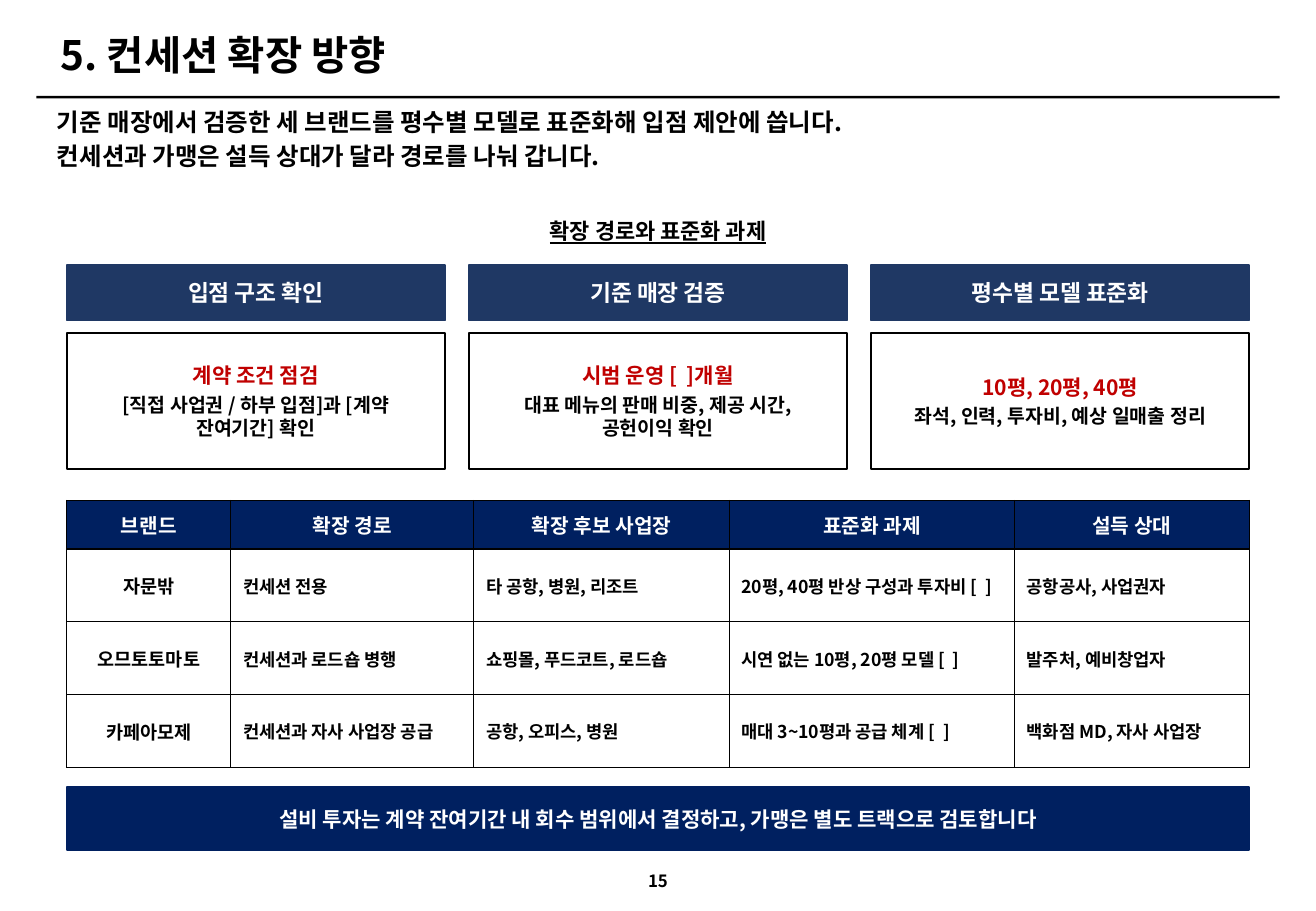
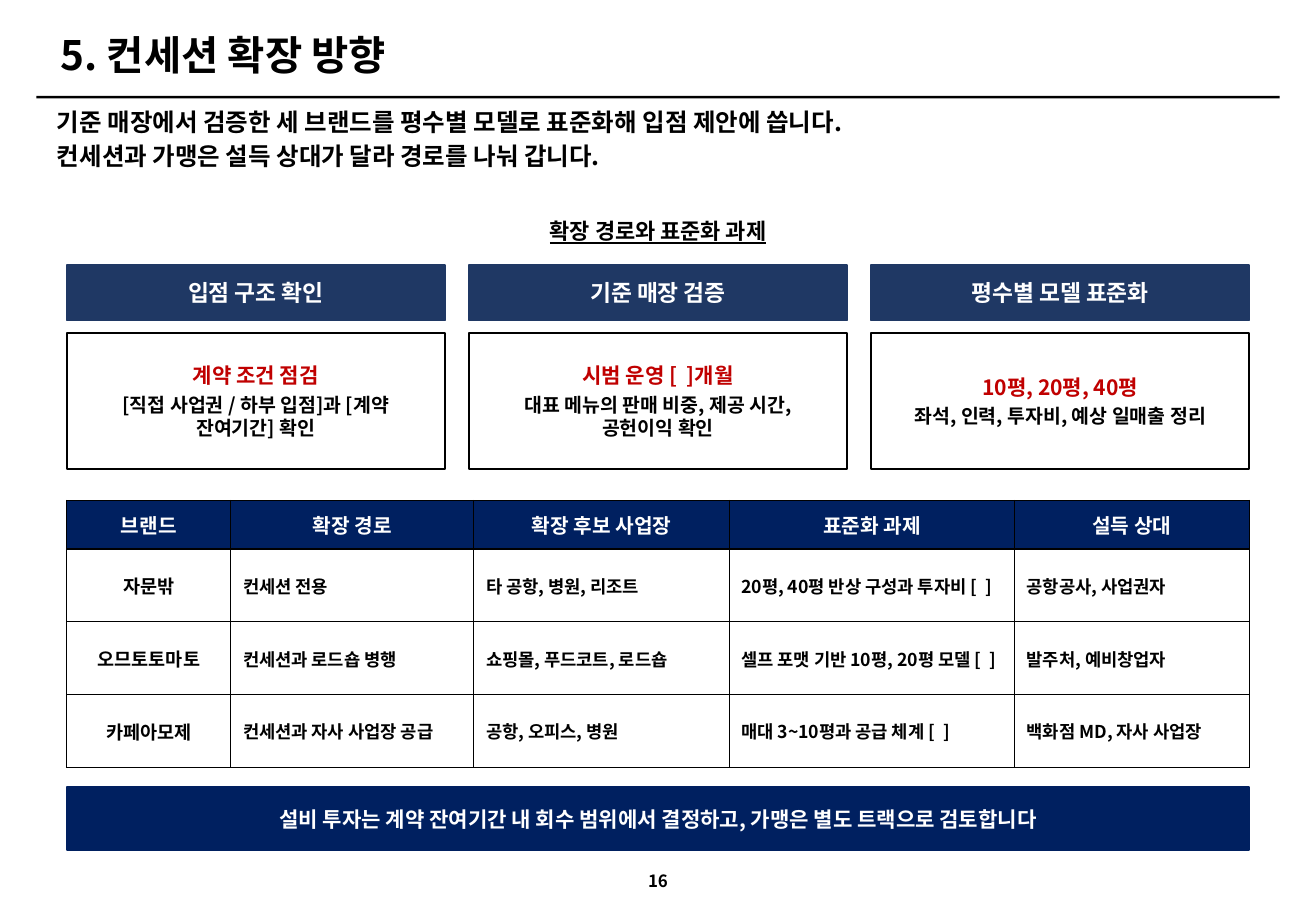
Before and after one commit to grandnim-wq/Claude, a slide deck: slide 16 of 아모제_3개브랜드_개선전략_v3.pptx (slide 15 before the commit). Drawn at 1316x911 pixels with LibreOffice and Linux fonts; fonts in the diff are those of the drawing. Boxes give left, top, right and bottom in pixels: in the first picture for what was removed or moved away, otherwise in the second. Text is boxed around its words. In the diff, an @@ line names an element or a change of style, - is before the commit and + after.

```diff
--- a/아모제_3개브랜드_개선전략_v3.pptx
+++ b/아모제_3개브랜드_개선전략_v3.pptx
@@ table at (67,501,1249,768) @@
-row 3, column 4: 시연 없는 10평, 20평 모델 [ ]
+row 3, column 4: 셀프 포맷 기반 10평, 20평 모델 [ ]
@@ page number at (648,874,668,887): text changed @@
-15
+16
```
Also in this commit, not shown: 4 other slides changed, 1 slide added, 5 other files.
